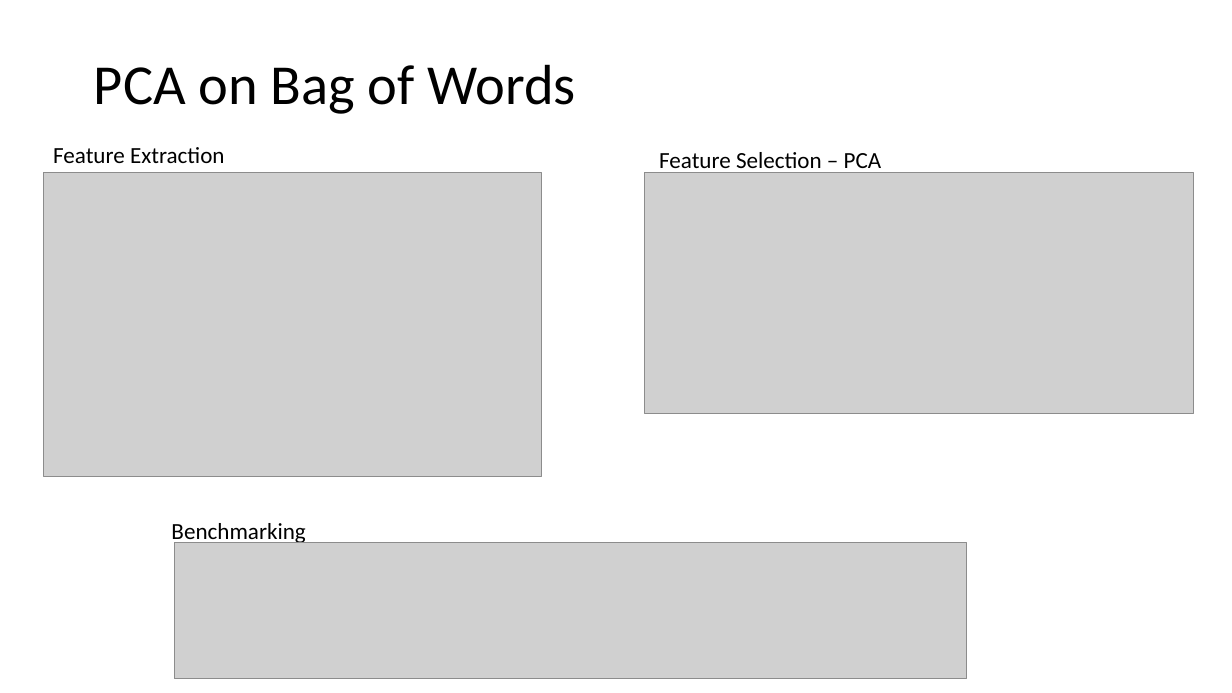
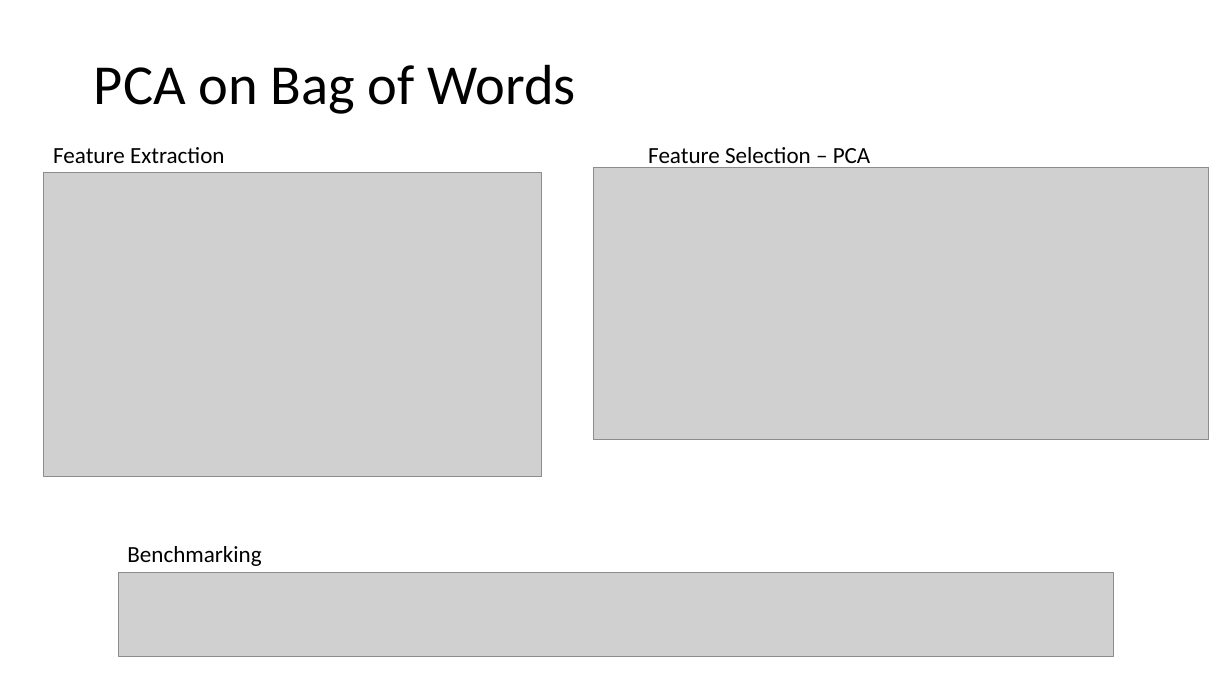
Before and after one commit to CSML1010-3-2020/NLPCourseProject, a slide deck: slide 12 of CSML1010_Group3_Project_Milestone01.pptx (slide 10 before the commit). Drawn at 1232x693 pixels with LibreOffice and Linux fonts; fonts in the diff are those of the drawing; grey boxes stand for pictures. Boxes give left, top, right and bottom in pixels: in the first picture for what was removed or moved away, otherwise in the second. Text is boxed around its words. In the diff, an @@ line names an element or a change of style, - is before the commit and + after.

```diff
--- a/CSML1010_Group3_Project_Milestone01.pptx
+++ b/CSML1010_Group3_Project_Milestone01.pptx
@@ text "Feature Selection – PCA": place and size @@
-text "Feature Selection – PCA" at <box>659,152,882,174</box>
+text "Feature Selection – PCA" at <box>648,147,871,169</box>
@@ picture: place and size @@
-picture at <box>645,173,1194,413</box>
+picture at <box>593,167,1209,440</box>
@@ text "Benchmarking": place and size @@
-text "Benchmarking" at <box>171,523,305,546</box>
+text "Benchmarking" at <box>127,546,261,566</box>
@@ picture: place and size @@
-picture at <box>175,543,968,679</box>
+picture at <box>118,573,1114,657</box>
```
Also in this commit, not shown: 11 other slides changed, 7 slides added.
